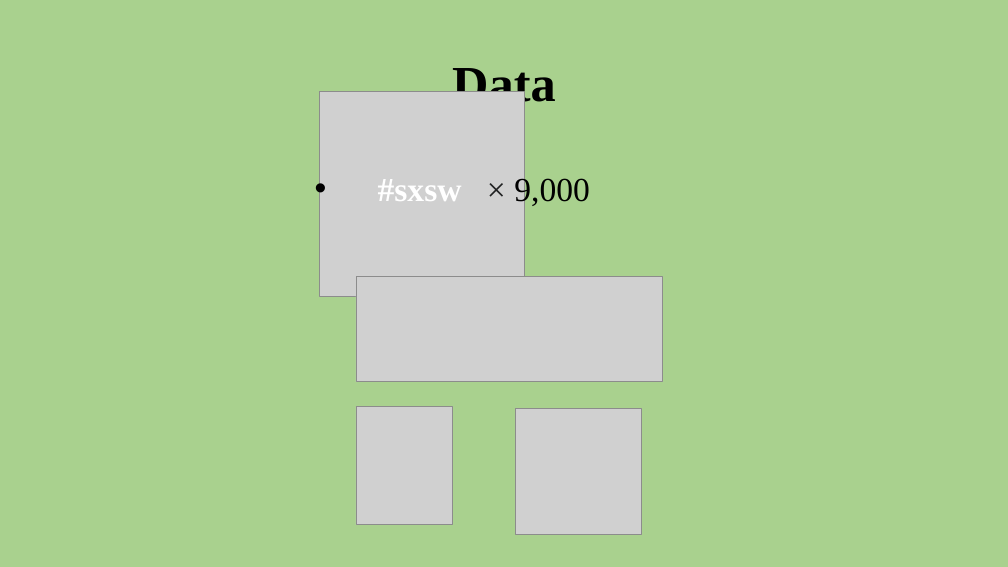
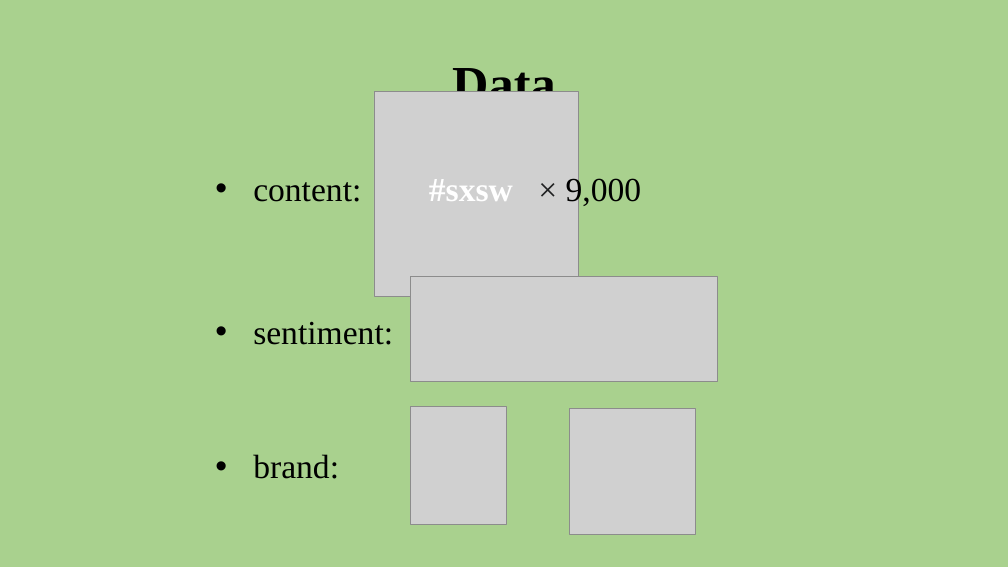
Before and after one commit to aarongalbraith/flatiron-phase4-project, a slide deck: slide 4 of presentation.pptx. Drawn at 1008x567 pixels with LibreOffice and Linux fonts; fonts in the diff are those of the drawing; grey boxes stand for pictures. Boxes give left, top, right and bottom in pixels: in the first picture for what was removed or moved away, otherwise in the second. Text is boxed around its words. In the diff, an @@ line names an element or a change of style, - is before the commit and + after.

```diff
--- a/presentation.pptx
+++ b/presentation.pptx
@@ text at <box>253,175,642,208</box>: text changed; text colour #FFFFFF to #000000 @@
-• #sxsw × 9,000
+• content: #sxsw × 9,000
@@ text added at <box>253,321,393,345</box>, 32 pt, text #000000 @@
+• sentiment:
@@ 4 pictures: place and size @@
-4 pictures at <box>319,91,663,535</box>
+4 pictures at <box>374,91,718,535</box>
@@ text added at <box>253,454,339,479</box>, 32 pt, text #000000 @@
+• brand:
```
Also in this commit, not shown: 3 other slides changed, 2 slides added, 2 slides removed, 1 other file.
